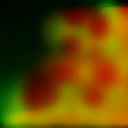
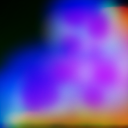
The second 128 × 128 image is a revision of the first. Changes to its layers:
added layer "hfNoiseAffected" (addition) above "NoiseAffected" over [0, 0, 128, 128]
